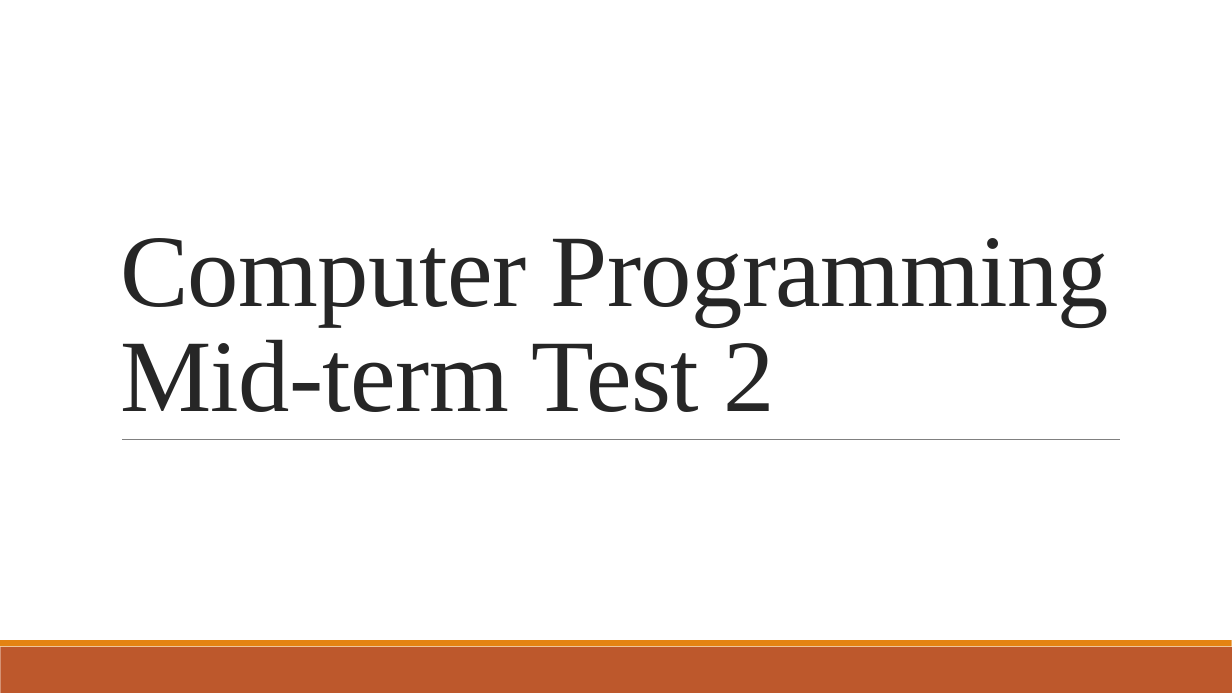
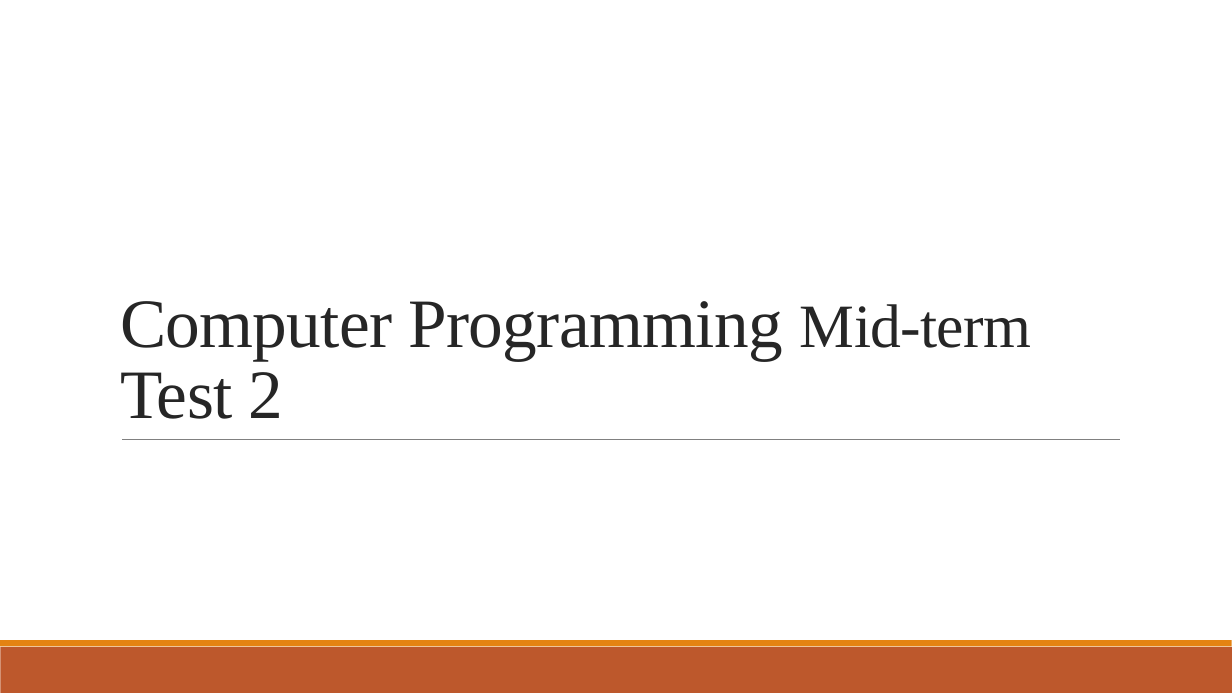
Before and after one commit to fordevoted/1092_EE3031_Computer-Programming, a slide deck: slide 1 of TA Lecture/Computer Programming Mid-term Test 2.pptx. Drawn at 1232x693 pixels with LibreOffice and Linux fonts; fonts in the diff are those of the drawing. Boxes give left, top, right and bottom in pixels: in the first picture for what was removed or moved away, otherwise in the second. Text is boxed around its words. In the diff, an @@ line names an element or a change of style, - is before the commit and + after.

Commit message:
update midterm TEST 2 PPT

```diff
--- a/TA Lecture/Computer Programming Mid-term Test 2.pptx
+++ b/TA Lecture/Computer Programming Mid-term Test 2.pptx
@@ title "Computer Programming Mid-term Test 2" at [120, 301, 1031, 419]: size 80 to 54 pt in "Computer Programming Test 2"; size 80 to 48 pt in "Mid-term" @@
```
Also in this commit, not shown: 3 other slides changed, 3 slides added.
